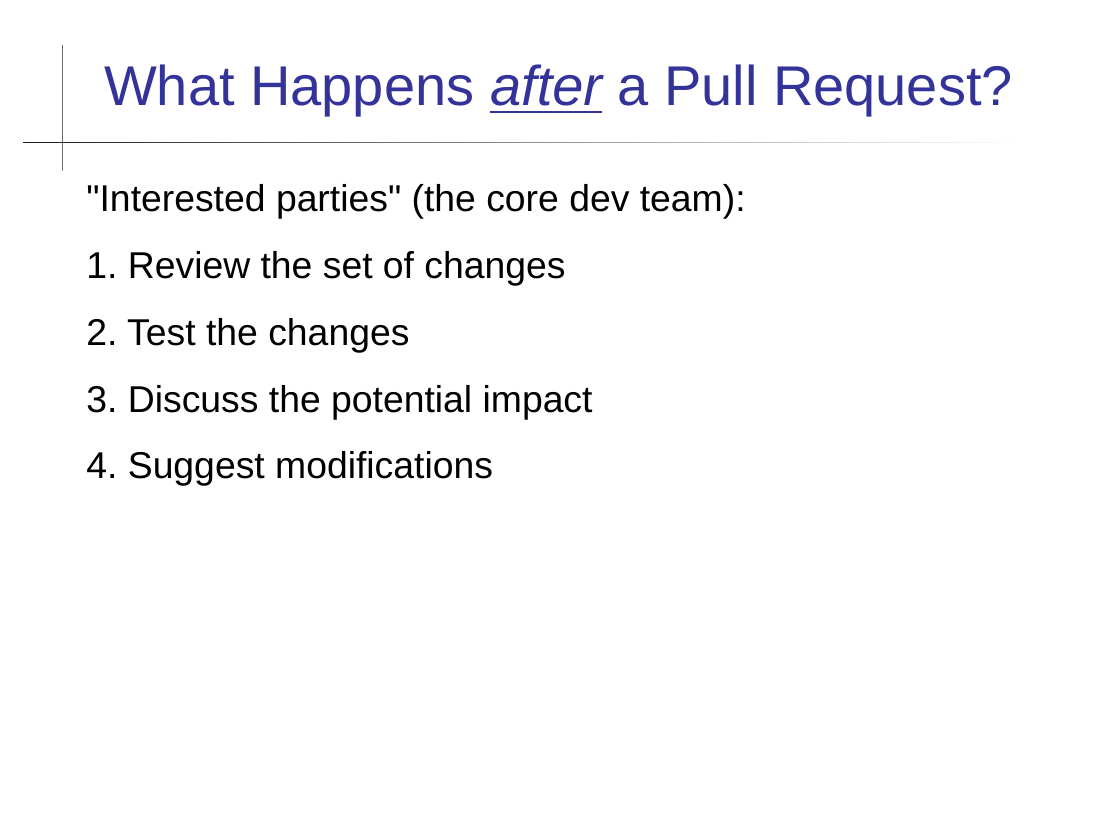
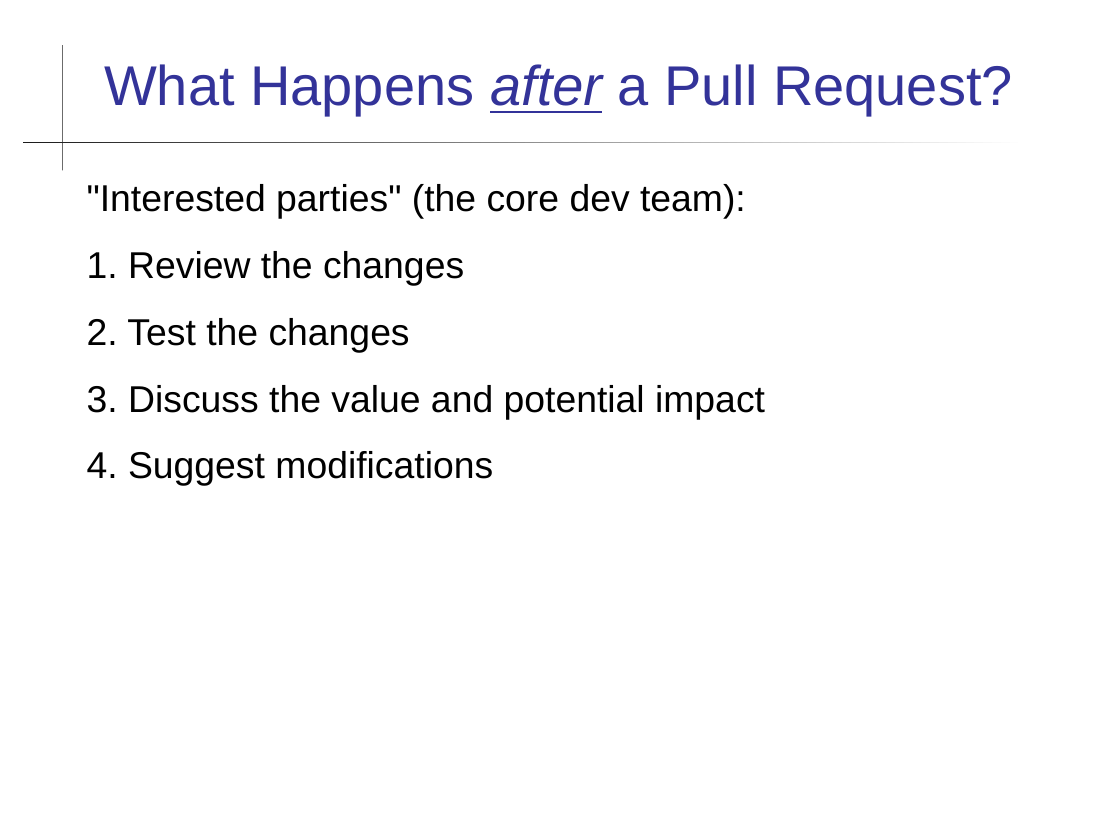
Before and after one commit to cpske/ISP, a slide deck: slide 4 of git/Pull-Requests.ppt. Drawn at 1120x840 pixels with LibreOffice and Linux fonts; fonts in the diff are those of the drawing. Boxes give left, top, right and bottom in pixels: in the first picture for what was removed or moved away, otherwise in the second. Text is boxed around its words. In the diff, an @@ line names an element or a change of style, - is before the commit and + after.

```diff
--- a/git/Pull-Requests.ppt
+++ b/git/Pull-Requests.ppt
@@ text at [87,251,464,285]: text changed @@
-1. Review the set of changes
+1. Review the changes
@@ text at [87,385,765,419]: text changed @@
-3. Discuss the potential impact
+3. Discuss the value and potential impact
```
Also in this commit, not shown: 6 other files.
